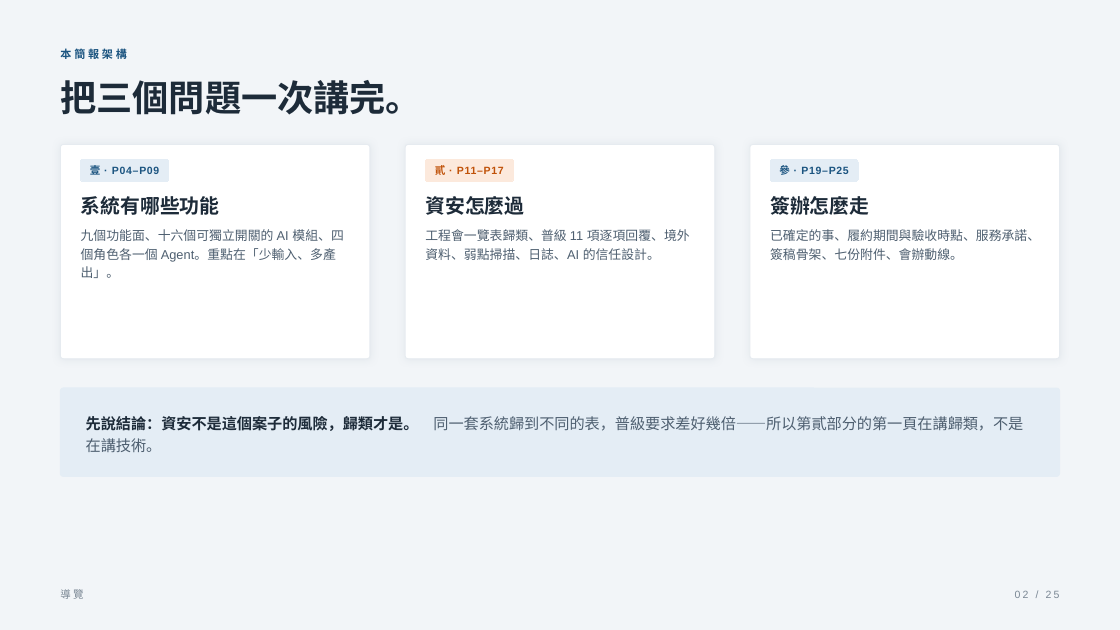
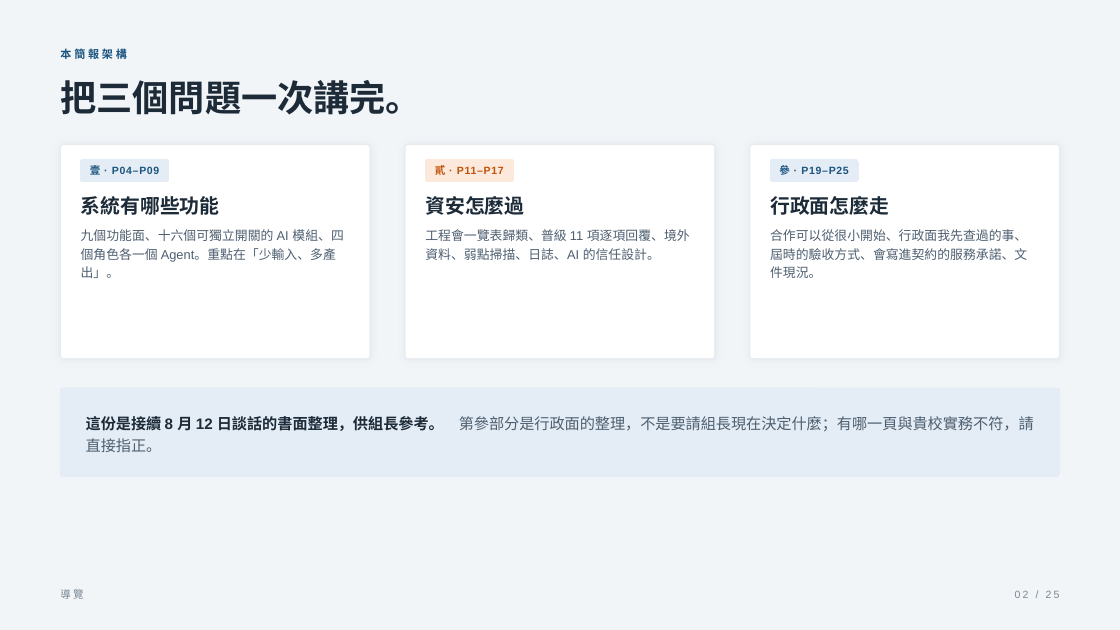
Before and after one commit to ryanxxhuang/PMIS, a slide deck: slide 2 of docs/pitch/組長簡報-產品資安與簽辦-2026-08-12.pptx. Drawn at 1120x630 pixels with LibreOffice and Linux fonts; fonts in the diff are those of the drawing. Boxes give left, top, right and bottom in pixels: in the first picture for what was removed or moved away, otherwise in the second. Text is boxed around its words. In the diff, an @@ line names an element or a change of style, - is before the commit and + after.

```diff
--- a/docs/pitch/組長簡報-產品資安與簽辦-2026-08-12.pptx
+++ b/docs/pitch/組長簡報-產品資安與簽辦-2026-08-12.pptx
@@ text at <box>770,196,889,215</box>: text changed @@
-簽辦怎麼走
+行政面怎麼走
@@ text at <box>770,229,1027,278</box>: text changed @@
-已確定的事、履約期間與驗收時點、服務承諾、簽稿骨架、七份附件、會辦動線。
+合作可以從很小開始、行政面我先查過的事、屆時的驗收方式、會寫進契約的服務承諾、文件現況。
@@ text at <box>86,416,1034,452</box>: text changed @@
-先說結論：資安不是這個案子的風險，歸類才是。 同一套系統歸到不同的表，普級要求差好幾倍——所以第貳部分的第一頁在講歸類，不是在講技術。
+這份是接續 8 月 12 日談話的書面整理，供組長參考。 第參部分是行政面的整理，不是要請組長現在決定什麼；有哪一頁與貴校實務不符，請直接指正。
```
Also in this commit, not shown: 6 other slides changed, 3 slides added, 3 slides removed, 3 other files.
